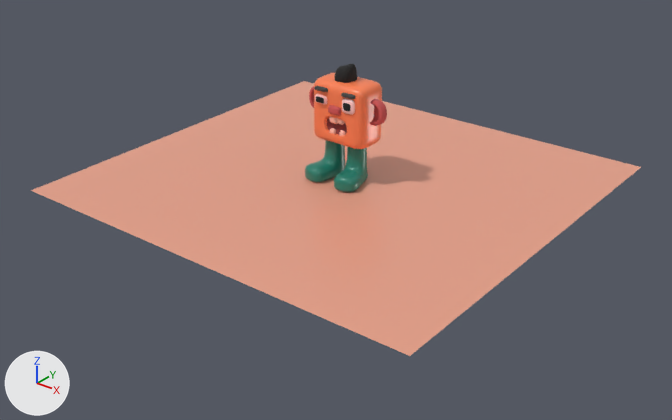
Two versions of the glTF model models/pumpkin.glb, one commit apart.
Both versions are drawn from a camera (50 mm lens) standing at (31.3, -39.5, 18.3) and looking at (1.0, -1.6, -5.2). Arrows for +X, +Y and +Z are at lower left; the lights stay in place. The picture after the commit comes second. Where no turn or scale is listed for an object, it has been applied to the vertices.

The first picture shows 'Cube', 'Cube 2', 'Cube 3', 'Cube 4', 'Cube 5', 'Rectangle', 'Subdiv', 'Subdiv 10', 'Subdiv 11', 'Subdiv 2', 'Subdiv 5', 'Subdiv 5.001', 'Subdiv 6', 'Subdiv 7' and 5 more.
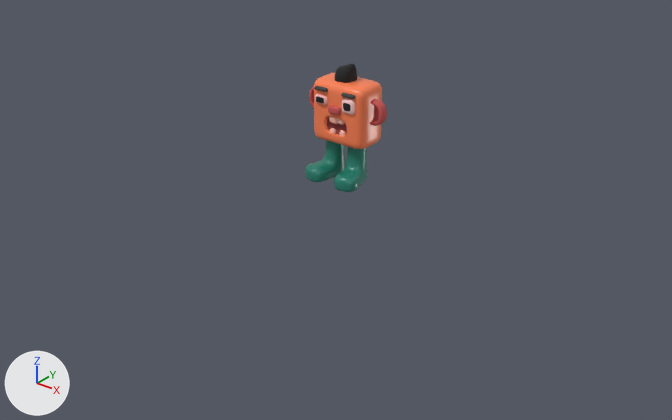
Location of each change, (x1, y1, x2, y2) in pixels of the pictures (672 x 420 px):
'Rectangle', deleted (beige)
    before: (31, 81, 641, 356)
'Cube', recoloured
    both: (314, 80, 382, 149)
'Subdiv 11', recoloured
    both: (305, 140, 346, 182)
'Cube 5', recoloured
    both: (334, 147, 368, 192)
'Cube 4', recoloured
    both: (370, 99, 387, 126)
'Cube 2', recoloured
    both: (328, 105, 341, 116)
'Subdiv 6', recoloured
    both: (343, 103, 351, 111)
'Subdiv', recoloured
    both: (329, 117, 338, 124)
'Subdiv 7', recoloured
    both: (316, 96, 324, 103)
'Subdiv 5', recoloured
    both: (339, 130, 346, 136)
'Subdiv 2', recoloured
    both: (337, 119, 345, 125)

Patch to the scene script:
```diff
--- a/models/pumpkin.glb.py
+++ b/models/pumpkin.glb.py
@@ mat_material_1 @@
 mat_material_1 = principled_material('Material_1')
-mat_material_1.base_color = (0.799, 0.352, 0.246)  # beige #e7a088
+mat_material_1.base_color = (0.0176, 0.212, 0.153)  # cyan #247f6d
 mat_material_1.roughness = 0.3
@@ mat_material_3 @@
 mat_material_3 = principled_material('Material_3')
-mat_material_3.base_color = (0.0176, 0.212, 0.153)  # cyan #247f6d
+mat_material_3.base_color = (0.578, 0.0931, 0.0931)  # red #c85656
 mat_material_3.roughness = 0.3
@@ mat_material_5 @@
 mat_material_5 = principled_material('Material_5')
-mat_material_5.base_color = (0.578, 0.0931, 0.0931)  # red #c85656
+mat_material_5.base_color = (0.0168, 0.0168, 0.0168)  # black #232323
 mat_material_5.roughness = 0.97
@@ mat_material_6 @@
 mat_material_6 = principled_material('Material_6')
-mat_material_6.base_color = (0.0168, 0.0168, 0.0168)  # black #232323
+mat_material_6.base_color = (1.0, 0.497, 0.402)  # pink #ffbbaa
 mat_material_6.roughness = 0.954
@@ mat_material_7 @@
 mat_material_7 = principled_material('Material_7')
-mat_material_7.base_color = (1.0, 0.497, 0.402)  # pink #ffbbaa
+mat_material_7.base_color = (0.011, 0.011, 0.011)  # black #1b1b1b
 mat_material_7.roughness = 0.97
@@ me_mesh_18 @@
 me_mesh_18.from_pydata(...)  # 4866 vertices, 9728 faces; spans x -1.87..1.87, y -1.16..1.16, z -1.87..1.87
-me_mesh_18.materials.append(mat_material_13)  # orange #ff8355
+me_mesh_18.materials.append(mat_material_12)  # orange #ff8355
@@ me_mesh_1_1 @@
+me_mesh_1_1.from_pydata(...)  # 482 vertices, 960 faces; spans x -72.0..72.0, y -196.0..69.0, z -137.0..134.0
+me_mesh_1_1.materials.append(mat_material_1)  # cyan #247f6d
@@ ob_rectangle @@
-ob_rectangle = bpy.data.objects.new('Rectangle', me_mesh_1)
-ob_rectangle.location = (-0.06, 0.26, -4.17)
@@ ob_subdiv_11 @@
-ob_subdiv_11 = bpy.data.objects.new('Subdiv 11', me_mesh_2)
+ob_subdiv_11 = bpy.data.objects.new('Subdiv 11', me_mesh_1_1)
 ob_subdiv_11.parent = ob_scene
```
